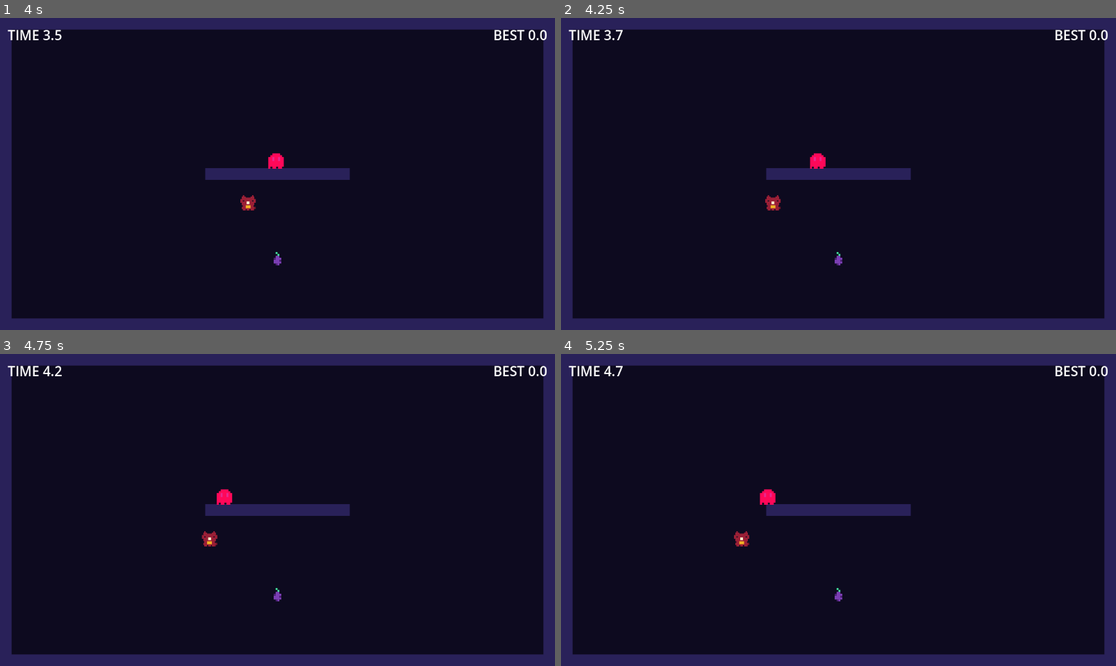
Above: before the commit, frames 1-4 (two rows, left to right).
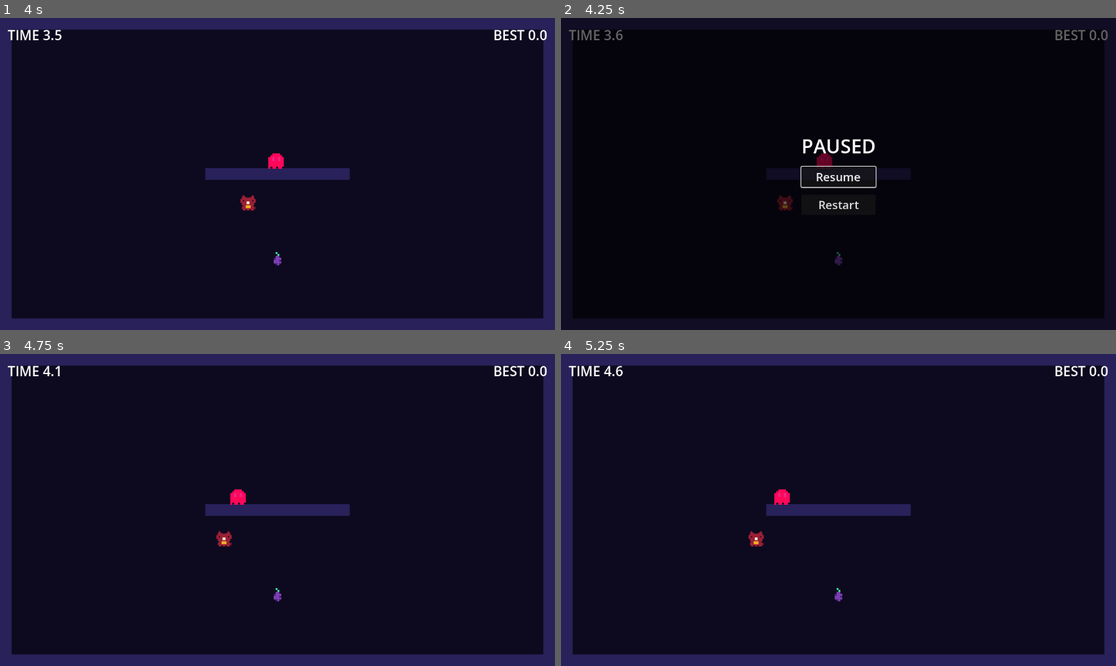
Above: after the commit, the same moments.

Repository: LucasCordova/rival-brains
Game: Godot game, scene res://main.tscn
Same seed, same stepped clock (60 frames per second), same inputs: the game is played once before the commit and once after it.
Inputs (mouse positions are in pixels of both pictures, inside the frame that each line leads up to):
- Up to frame 1 (4 s): tap Space at 0.5 s; hold Right (move_right) 0.53-1.28 s; tap Enter (ui_accept) at 0.77, 1.52, 3.02, 3.77 s; hold Down (move_down) 1.28-2.03 s; hold Right (move_right) 2.03-2.78 s; hold Up (move_up) 2.78-3.53 s; hold Left (move_left) from 3.53 s (still down)
- Up to frame 2 (4.25 s): keep holding Left (move_left); tap Escape (ui_cancel) at 4.15 s
- Up to frame 3 (4.75 s): release Left (move_left) at 4.25 s; click (277, 513) at 4.25 s, where only the run after the commit has a clickable "Resume"
- Up to frame 4 (5.25 s): hold Left (move_left) from 5.03 s (still down)

Frame 1 is identical in both runs. In frame 2, 14% of the frame differs, in the area x 0-100%, y 0-100%; in frame 3, 0.5%; in frame 4, 0.5%.

Commit message:
demo6 lap 2: a pause menu with Resume and Restart

Diff:
--- a/game.gd
+++ b/game.gd
@@ -14,6 +14,7 @@
 @onready var rival: CharacterBody2D = $Rival
 @onready var banner: Label = $UI/Banner
 @onready var hud: MarginContainer = $UI/HUD
+@onready var pause_menu: ColorRect = $UI/PauseMenu
 
 func _ready() -> void:
 	player_start = player.position
@@ -39,6 +40,7 @@
 	var running := new_state == State.PLAYING
 	player.set_physics_process(running)
 	rival.set_physics_process(running)
+	pause_menu.allowed = running
 	match new_state:
 		State.TITLE:
 			player.position = player_start
--- a/main.tscn
+++ b/main.tscn
@@ -6,6 +6,7 @@
 [ext_resource type="PackedScene" path="res://rival.tscn" id="3_main"]
 [ext_resource type="PackedScene" path="res://fig.tscn" id="4_main"]
 [ext_resource type="PackedScene" path="res://hud.tscn" id="5_main"]
+[ext_resource type="PackedScene" path="res://pause_menu.tscn" id="6_main"]
 
 [node name="Main" type="Node2D"]
 script = ExtResource("0_main")
@@ -34,3 +35,5 @@
 vertical_alignment = 1
 
 [node name="HUD" parent="UI" instance=ExtResource("5_main")]
+
+[node name="PauseMenu" parent="UI" instance=ExtResource("6_main")]
--- /dev/null
+++ b/pause_menu.gd
@@ -0,0 +1,23 @@
+extends ColorRect
+
+var allowed: bool = false
+
+func _ready() -> void:
+	hide()
+
+func _unhandled_input(event: InputEvent) -> void:
+	if event.is_action_pressed("ui_cancel") and (allowed or get_tree().paused):
+		_set_paused(not get_tree().paused)
+
+func _set_paused(paused: bool) -> void:
+	get_tree().paused = paused
+	visible = paused
+	if paused:
+		$Center/Menu/ResumeButton.grab_focus()
+
+func _on_resume_button_pressed() -> void:
+	_set_paused(false)
+
+func _on_restart_button_pressed() -> void:
+	get_tree().paused = false
+	get_tree().reload_current_scene()
--- /dev/null
+++ b/pause_menu.tscn
@@ -0,0 +1,44 @@
+[gd_scene load_steps=2 format=3]
+
+[ext_resource type="Script" path="res://pause_menu.gd" id="1_pause"]
+
+[node name="PauseMenu" type="ColorRect"]
+process_mode = 3
+anchors_preset = 15
+anchor_right = 1.0
+anchor_bottom = 1.0
+grow_horizontal = 2
+grow_vertical = 2
+color = Color(0, 0, 0, 0.6)
+script = ExtResource("1_pause")
+
+[node name="Center" type="CenterContainer" parent="."]
+layout_mode = 1
+anchors_preset = 15
+anchor_right = 1.0
+anchor_bottom = 1.0
+grow_horizontal = 2
+grow_vertical = 2
+
+[node name="Menu" type="VBoxContainer" parent="Center"]
+layout_mode = 2
+theme_override_constants/separation = 16
+
+[node name="Title" type="Label" parent="Center/Menu"]
+layout_mode = 2
+theme_override_font_sizes/font_size = 40
+text = "PAUSED"
+horizontal_alignment = 1
+
+[node name="ResumeButton" type="Button" parent="Center/Menu"]
+layout_mode = 2
+theme_override_font_sizes/font_size = 24
+text = "Resume"
+
+[node name="RestartButton" type="Button" parent="Center/Menu"]
+layout_mode = 2
+theme_override_font_sizes/font_size = 24
+text = "Restart"
+
+[connection signal="pressed" from="Center/Menu/ResumeButton" to="." method="_on_resume_button_pressed"]
+[connection signal="pressed" from="Center/Menu/RestartButton" to="." method="_on_restart_button_pressed"]
Not shown: 1 places in main.tscn that only renumber resources
Not shown, added: pause_menu.gd.uid
